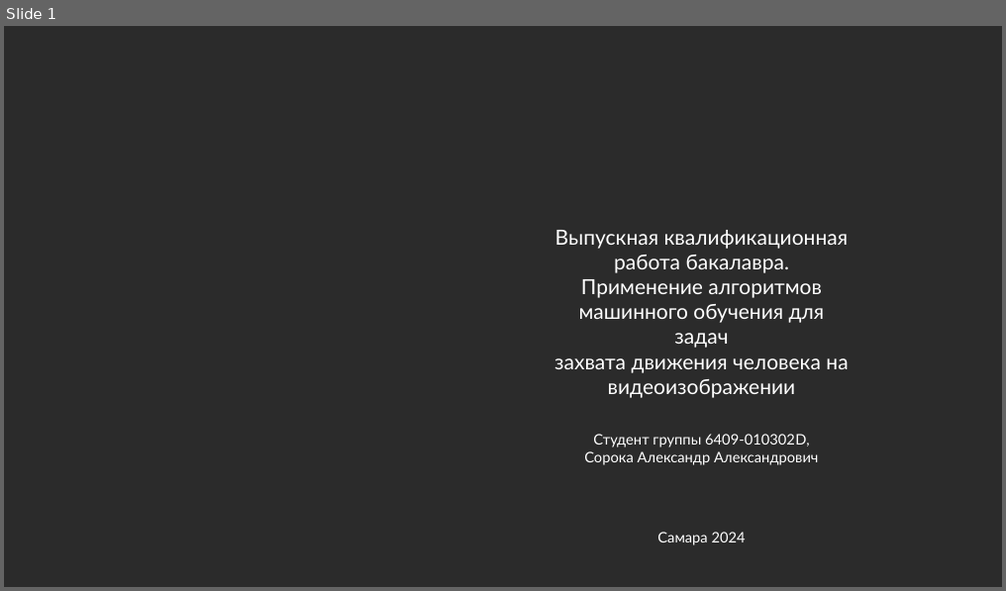
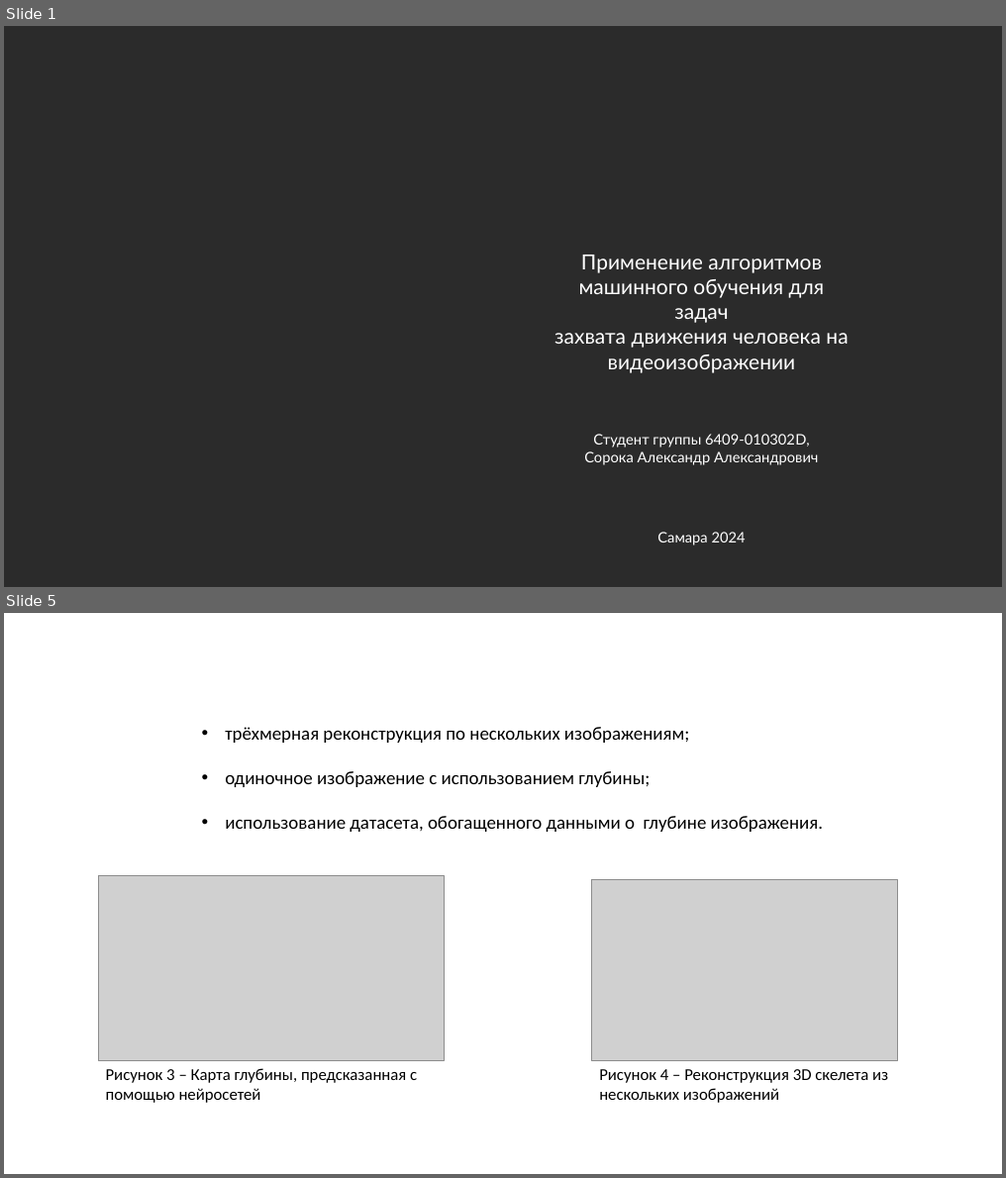
Before and after one commit to l1can13/bachelors-thesis, a slide deck: ВКРБ_Сорока Александр_Презентация.pptx. Shown one above the other, each under a label of ours: slide 1 before the commit, slides 1 and 5 after it; the slides between them are not shown. The pictures are 1006x591 and 1006x1178 pixels, drawn with LibreOffice and Linux fonts; fonts in the diff are those of the drawing; grey boxes stand for pictures; background and template pictures are left out; a plain dark background stands for a picture behind light text. Boxes give left, top, right and bottom in pixels: in the first picture for what was removed or moved away, otherwise in the second. Text is boxed around its words. In the diff, an @@ line names an element or a change of style, - is before the commit and + after.

```diff
--- a/ВКРБ_Сорока Александр_Презентация.pptx
+++ b/ВКРБ_Сорока Александр_Презентация.pptx
@@ slide 5 added at bbox=[4, 613, 1002, 1174], background picture (left out) @@
@@ text added at bbox=[169, 638, 844, 667], 18 pt, text #FFFFFF @@
+Методы преобразования двумерных ключевых точек в трехмерные координаты
@@ text added at bbox=[225, 727, 823, 832], 18 pt, text #000000 @@
+• трёхмерная реконструкция по нескольких изображениям;
+• одиночное изображение с использованием глубины;
+• использование датасета, обогащенного данными о глубине изображения.
@@ picture added at bbox=[98, 875, 445, 1060] @@
@@ picture added at bbox=[592, 879, 898, 1060] @@
@@ text added at bbox=[106, 1068, 417, 1103], 16 pt, text #000000 @@
+Рисунок 3 – Карта глубины, предсказанная с помощью нейросетей
@@ text added at bbox=[599, 1069, 888, 1103], 16 pt, text #000000 @@
+Рисунок 4 – Реконструкция 3D скелета из нескольких изображений
@@ page number added at bbox=[914, 1131, 951, 1161], 18 pt, text #FFFFFF @@
+5
@@ slide 1 changed as well @@
@@ text "Применение алгоритмов машинного обучения для ...": place and size @@
-text "Применение алгоритмов машинного обучения для ..." at bbox=[554, 230, 848, 398]
+text "Применение алгоритмов машинного обучения для ..." at bbox=[554, 255, 847, 373]
@@ text at bbox=[579, 255, 825, 323]: text changed @@
-Выпускная квалификационная работа бакалавра. Применение алгоритмов машинного обучения для задач
+Применение алгоритмов машинного обучения для задач
```
Also in this commit, not shown: 1 other slide changed, 7 other slides added, 2 slides removed, 3 other files.
